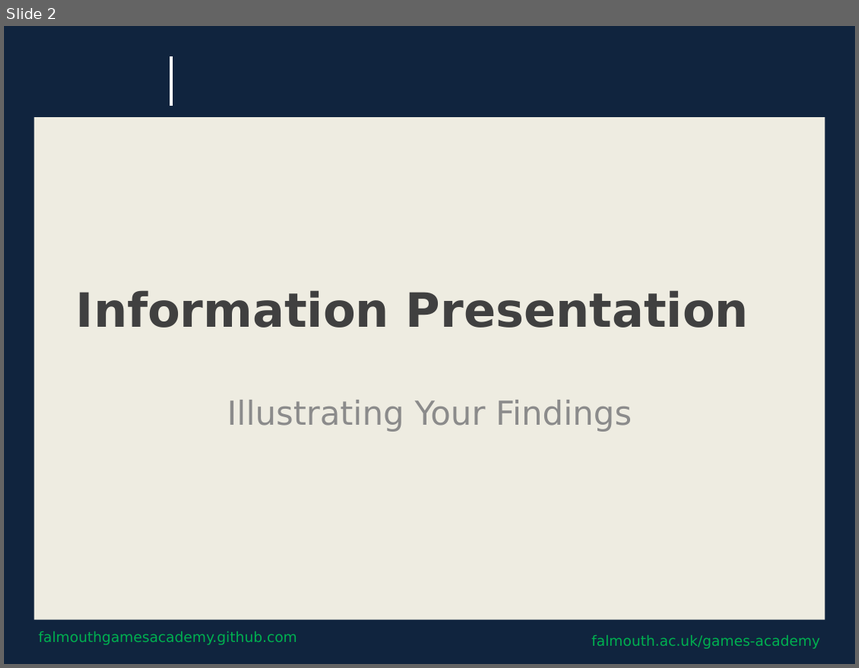
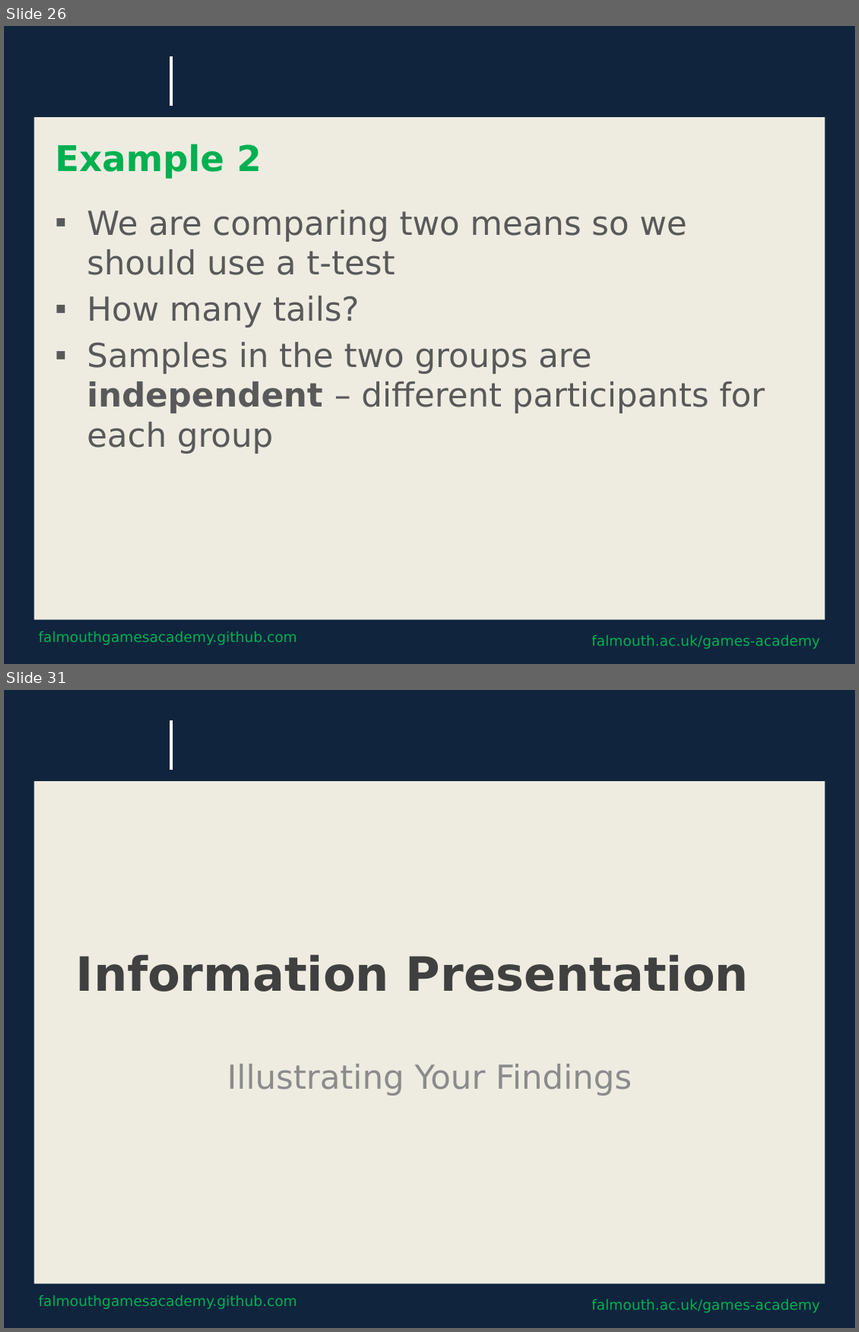
Before and after one commit to Falmouth-Games-Academy/bsc-course-materials, a slide deck: COMP320/10/2019-20-COMP320-10-session-materials.pptx. Shown one above the other, each under a label of ours: slide 2 before the commit, slides 26 and 31 after it; the slides between them are not shown. The pictures are 859x668 and 859x1332 pixels, drawn with LibreOffice and Linux fonts; fonts in the diff are those of the drawing; background and template pictures are left out. Boxes give left, top, right and bottom in pixels: in the first picture for what was removed or moved away, otherwise in the second. Text is boxed around its words. In the diff, an @@ line names an element or a change of style, - is before the commit and + after.

```diff
--- a/COMP320/10/2019-20-COMP320-10-session-materials.pptx
+++ b/COMP320/10/2019-20-COMP320-10-session-materials.pptx
@@ slide 26 added at [4,26,855,664], background #0F243E; not listed: 4 template elements that a slide beside it also shows @@
@@ title added at [55,144,261,179], 30 pt, text #00B050, bold @@
+Example 2
@@ text added at [87,210,766,454], 28 pt, text #595959 @@
+▪ We are comparing two means so we should use a t-test
+▪ How many tails?
+▪ Samples in the two groups are independent – different participants for each group
@@ what was slide 2 is now slide 31 @@
```
Also in this commit, not shown: 28 other slides added, 2 other files.
